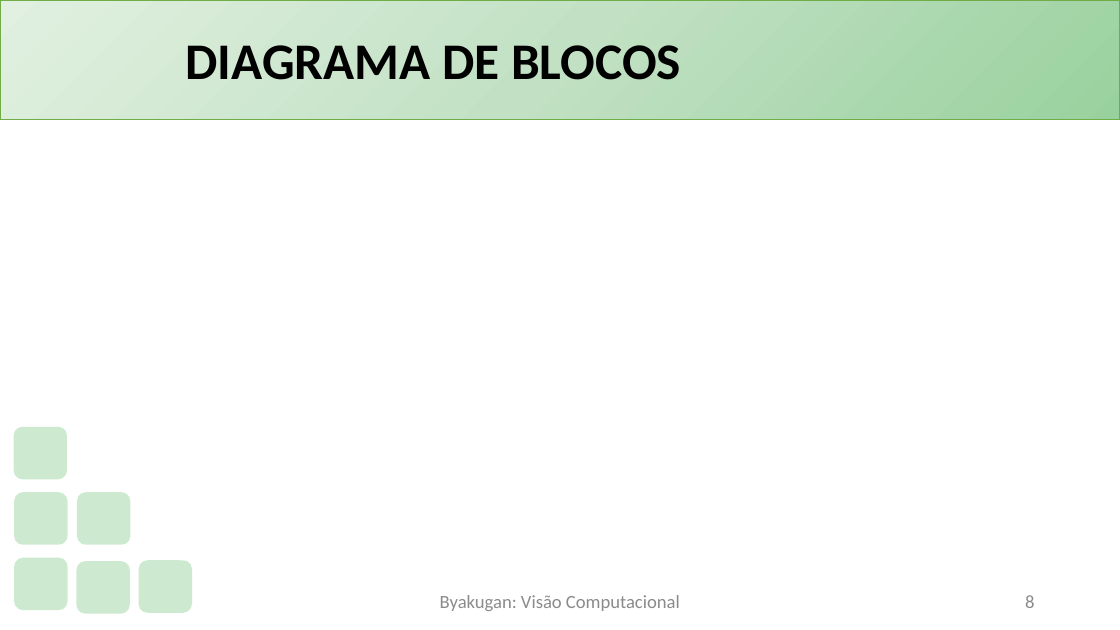
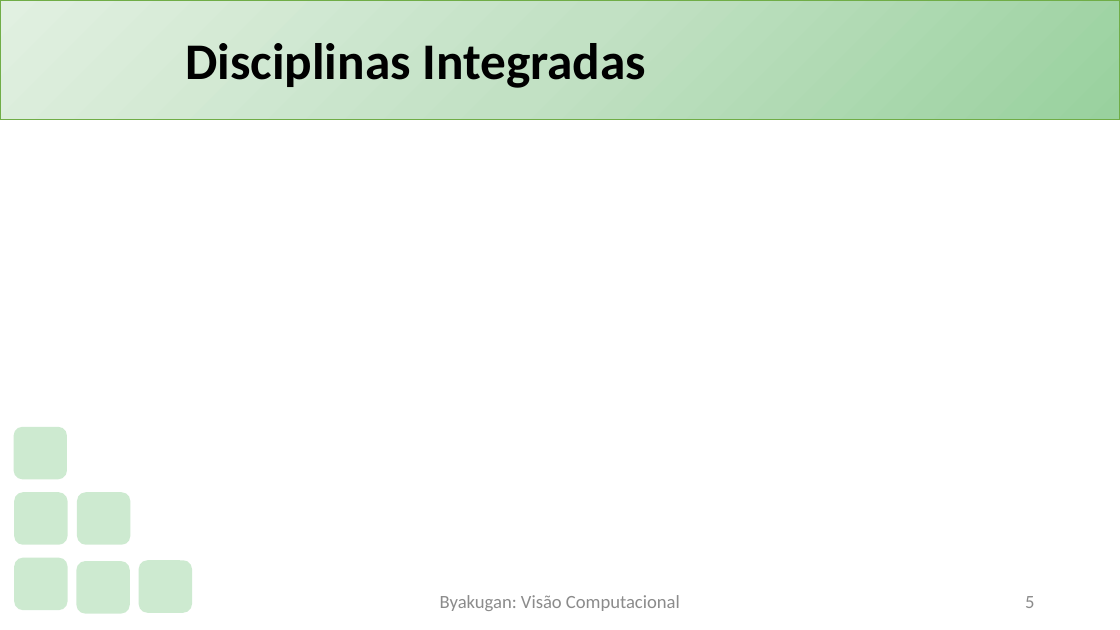
Before and after one commit to PauloVLB/Projeto_Integrador, a slide deck: slide 5 of Slide.pptx (slide 8 before the commit). Drawn at 1120x630 pixels with LibreOffice and Linux fonts; fonts in the diff are those of the drawing; background and template pictures are left out. Boxes give left, top, right and bottom in pixels: in the first picture for what was removed or moved away, otherwise in the second. Text is boxed around its words. In the diff, an @@ line names an element or a change of style, - is before the commit and + after.

Commit message:
Adicionado o tópido "Disciplinas Integradas"

```diff
--- a/Slide.pptx
+++ b/Slide.pptx
@@ title at (x1=185, y1=43, x2=646, y2=88): text changed @@
-DIAGRAMA DE BLOCOS
+Disciplinas Integradas
@@ page number at (x1=1025, y1=596, x2=1034, y2=608): text changed @@
-8
+5
```
Also in this commit, not shown: 2 other slides changed.
